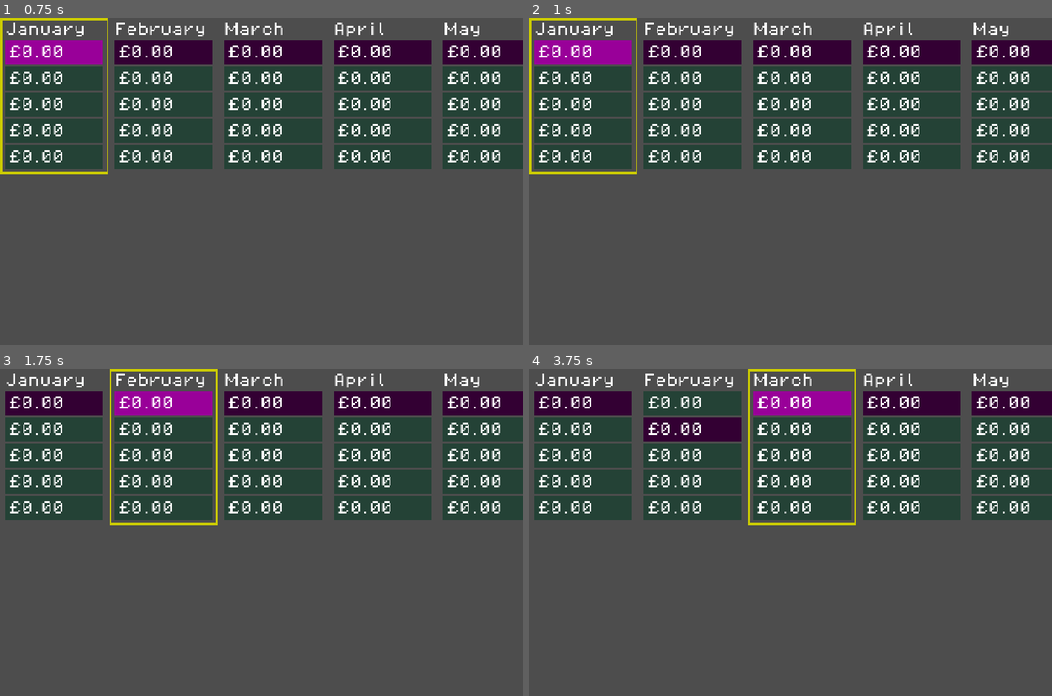
Above: before the commit, frames 1-4 (two rows, left to right).
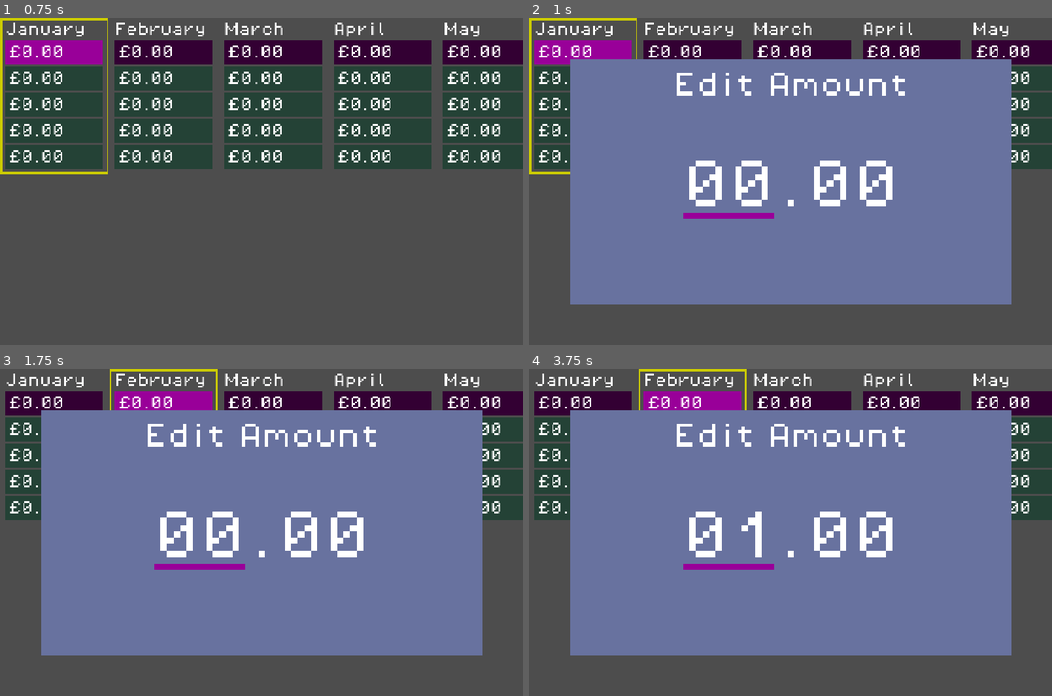
Above: after the commit, the same moments.

Repository: phrasmotica/budget-visualiser
Game: Godot game, scene res://scenes/ui/year_grid/year_grid.tscn
Same seed, same stepped clock (60 frames per second), same inputs: the game is played once before the commit and once after it. This scene is started directly instead of the project's main scene.
Inputs:
- Up to frame 1 (0.75 s): tap Enter (ui_accept) at 0.5, 0.6 s; hold Right (ui_right) from 0.53 s (still down)
- Up to frame 2 (1 s): keep holding Right (ui_right); tap Enter (ui_accept) at 0.77 s
- Up to frame 3 (1.75 s): tap Enter (ui_accept) at 1.07, 1.52, 1.55 s; release Right (ui_right) at 1.28 s; hold Down (ui_down) from 1.28 s (still down); tap Shift (bulk_modifier) at 1.35 s
- Up to frame 4 (3.75 s): tap Enter (ui_accept) at 1.82, 2.1, 2.75, 3.02, 3.05, 3.32, 3.6 s; release Down (ui_down) at 2.03 s; hold Right (ui_right) 2.03-2.78 s; hold Up (ui_up) 2.78-3.53 s; tap Shift (bulk_modifier) at 2.85 s; hold Left (ui_left) from 3.53 s (still down)

Frame 1 is identical in both runs. In frame 2, 63% of the frame differs, in the area x 7-93%, y 12-88%; in frame 3, 63%; in frame 4, 66%, in the area x 7-93%, y 0-88%.

Commit message:
Add an AmountEntryModal to the YearGrid scene. Press the space bar to make it appear

Diff:
--- a/scenes/ui/amount_entry_modal/amount_entry_modal.gd
+++ b/scenes/ui/amount_entry_modal/amount_entry_modal.gd
@@ -31,3 +31,11 @@
 	_current_state.name = "AmountEntryModalStateMachine: %s" % str(state)
 
 	call_deferred("add_child", _current_state)
+
+func enable() -> void:
+	if _current_state:
+		_current_state.enable()
+
+func disable() -> void:
+	if _current_state:
+		_current_state.disable()
--- a/scenes/ui/amount_entry_modal/states/amount_entry_modal_state.gd
+++ b/scenes/ui/amount_entry_modal/states/amount_entry_modal_state.gd
@@ -24,3 +24,9 @@
 	state_data := AmountEntryModalStateData.new(),
 ) -> void:
 	state_transition_requested.emit(new_state, state_data)
+
+func enable() -> void:
+	pass
+
+func disable() -> void:
+	pass
--- a/scenes/ui/amount_entry_modal/states/amount_entry_modal_state_hidden.gd
+++ b/scenes/ui/amount_entry_modal/states/amount_entry_modal_state_hidden.gd
@@ -5,3 +5,6 @@
 	print("%s is now hidden" % _amount_entry_modal.name)
 
 	_amount_entry_modal.hide()
+
+func enable() -> void:
+	transition_state(AmountEntryModal.State.SHOWN)
--- a/scenes/ui/amount_entry_modal/states/amount_entry_modal_state_shown.gd
+++ b/scenes/ui/amount_entry_modal/states/amount_entry_modal_state_shown.gd
@@ -3,6 +3,8 @@
 
 func _enter_tree() -> void:
 	print("%s is now shown" % _amount_entry_modal.name)
+
+	_amount_entry_modal.show()
 
 	_appearance.for_shown()
 
@@ -20,4 +22,10 @@
 
 	AmountEvents.emit_entry_finished(final_amount)
 
+	_to_hidden()
+
+func _to_hidden() -> void:
 	transition_state(AmountEntryModal.State.HIDDEN)
+
+func disable() -> void:
+	_to_hidden()
--- a/scenes/ui/year_grid/states/year_grid_state.gd
+++ b/scenes/ui/year_grid/states/year_grid_state.gd
@@ -6,17 +6,20 @@
 var _year_grid: YearGrid = null
 var _state_data: YearGridStateData = null
 var _month_grid_manager: MonthGridManager = null
+var _amount_entry_modal: AmountEntryModal = null
 var _index_tracker: IndexTracker = null
 
 func setup(
 	year_grid: YearGrid,
 	state_data: YearGridStateData,
 	month_grid_manager: MonthGridManager,
+	amount_entry_modal: AmountEntryModal,
 	index_tracker: IndexTracker,
 ) -> void:
 	_year_grid = year_grid
 	_state_data = state_data
 	_month_grid_manager = month_grid_manager
+	_amount_entry_modal = amount_entry_modal
 	_index_tracker = index_tracker
 
 func transition_state(
--- a/scenes/ui/year_grid/states/year_grid_state_disabled.gd
+++ b/scenes/ui/year_grid/states/year_grid_state_disabled.gd
@@ -3,3 +3,11 @@
 
 func _enter_tree() -> void:
 	print("%s is now disabled" % _year_grid.name)
+
+	SignalHelper.once(
+		AmountEvents.entry_finished,
+		_on_entry_finished
+	)
+
+func _on_entry_finished(_amount: float) -> void:
+	transition_state(YearGrid.State.IDLE)
--- a/scenes/ui/year_grid/states/year_grid_state_idle.gd
+++ b/scenes/ui/year_grid/states/year_grid_state_idle.gd
@@ -6,6 +6,8 @@
 
 	if _month_grid_manager.count() > 0:
 		_month_grid_manager.highlight(_index_tracker.current())
+
+	_amount_entry_modal.disable()
 
 	SignalHelper.persist(
 		GridInput.move_right,
@@ -17,8 +19,17 @@
 		_on_move_left
 	)
 
+func _process(_delta: float) -> void:
+	if Input.is_action_just_released("ui_accept"):
+		_show_modal()
+
 func _on_move_right() -> void:
 	_month_grid_manager.highlight(_index_tracker.next())
 
 func _on_move_left() -> void:
 	_month_grid_manager.highlight(_index_tracker.previous())
+
+func _show_modal() -> void:
+	_amount_entry_modal.enable()
+
+	transition_state(YearGrid.State.DISABLED)
--- a/scenes/ui/year_grid/year_grid.gd
+++ b/scenes/ui/year_grid/year_grid.gd
@@ -5,6 +5,9 @@
 
 @onready
 var month_grid_manager: MonthGridManager = %MonthGridManager
+
+@onready
+var amount_entry_modal: AmountEntryModal = %AmountEntryModal
 
 var _state_factory := YearGridStateFactory.new()
 var _current_state: YearGridState = null
@@ -26,6 +29,7 @@
 		self,
 		state_data,
 		month_grid_manager,
+		amount_entry_modal,
 		_index_tracker)
 
 	_current_state.state_transition_requested.connect(switch_state)
--- a/scenes/ui/year_grid/year_grid.tscn
+++ b/scenes/ui/year_grid/year_grid.tscn
@@ -1,8 +1,9 @@
-[gd_scene load_steps=4 format=3 uid="uid://cgrdp05co1rny"]
+[gd_scene load_steps=5 format=3 uid="uid://cgrdp05co1rny"]
 
 [ext_resource type="Script" uid="uid://bkbtpnfcdua17" path="res://scenes/ui/year_grid/year_grid.gd" id="1_ranu4"]
 [ext_resource type="PackedScene" uid="uid://bd4umilpafiy8" path="res://scenes/ui/month_grid/month_grid.tscn" id="1_u3l1x"]
 [ext_resource type="Script" uid="uid://coftjs0d1j04x" path="res://scenes/ui/year_grid/month_grid_manager.gd" id="2_dllf6"]
+[ext_resource type="PackedScene" uid="uid://dw7xjnqey7y0y" path="res://scenes/ui/amount_entry_modal/amount_entry_modal.tscn" id="4_qje5h"]
 
 [node name="YearGrid" type="HBoxContainer"]
 offset_right = 40.0
@@ -34,3 +35,16 @@
 [node name="MonthGrid4" parent="." instance=ExtResource("1_u3l1x")]
 layout_mode = 2
 month_name = "May"
+
+[node name="CanvasLayer" type="CanvasLayer" parent="."]
+
+[node name="CenterContainer" type="CenterContainer" parent="CanvasLayer"]
+anchors_preset = 15
+anchor_right = 1.0
+anchor_bottom = 1.0
+grow_horizontal = 2
+grow_vertical = 2
+
+[node name="AmountEntryModal" parent="CanvasLayer/CenterContainer" instance=ExtResource("4_qje5h")]
+unique_name_in_owner = true
+layout_mode = 2
